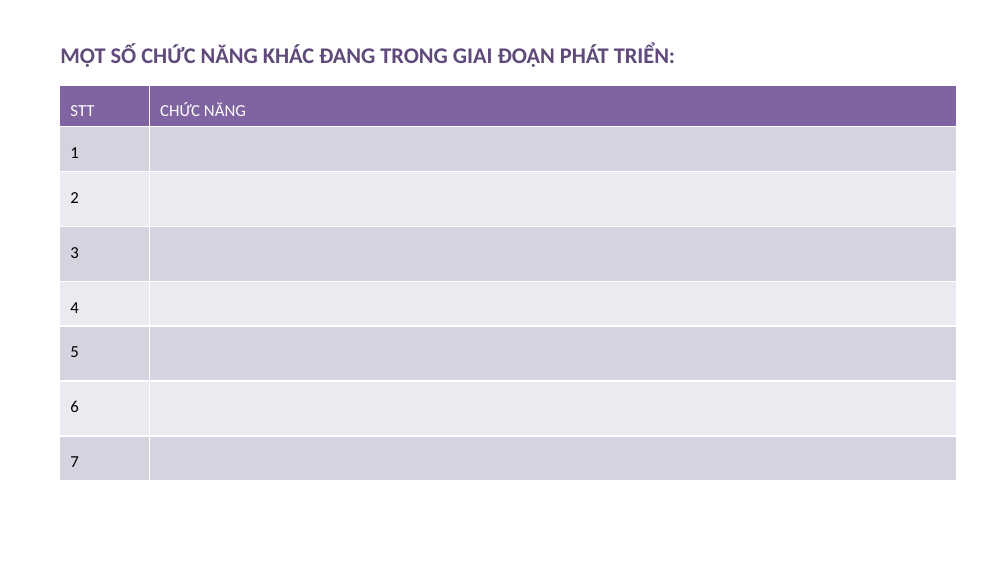
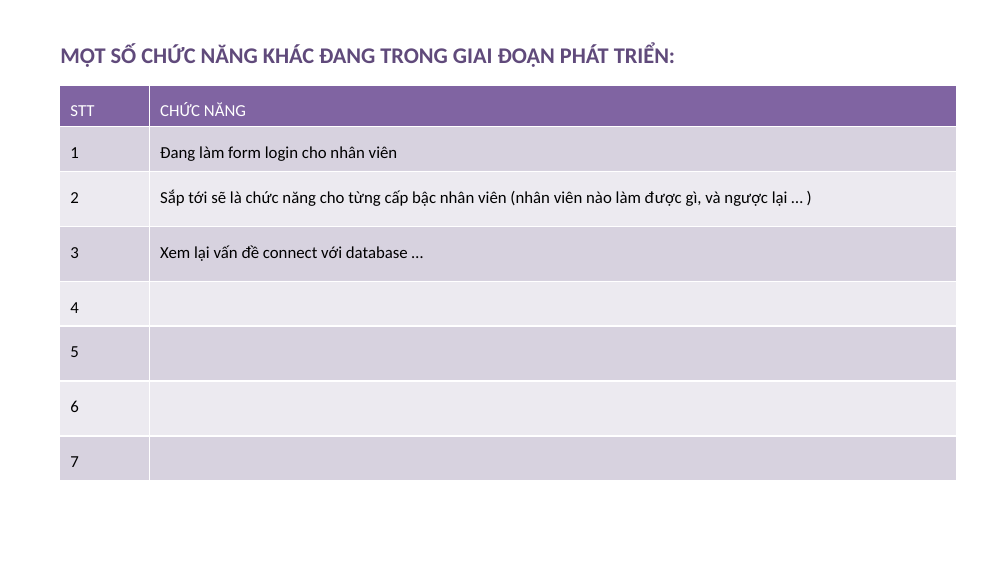
Before and after one commit to loilunhp007/qltvJava, a slide deck: slide 15 of TEST1.pptx (slide 11 before the commit). Drawn at 1008x567 pixels with LibreOffice and Linux fonts; fonts in the diff are those of the drawing. Boxes give left, top, right and bottom in pixels: in the first picture for what was removed or moved away, otherwise in the second. Text is boxed around its words. In the diff, an @@ line names an element or a change of style, - is before the commit and + after.

Commit message:
đây

```diff
--- a/TEST1.pptx
+++ b/TEST1.pptx
@@ table at <box>59,85,957,480</box> @@
-row 2, column 2: 
+row 2, column 2: Đang làm form login cho nhân viên
-row 3, column 2: 
+row 3, column 2: Sắp tới sẽ là chức năng cho từng cấp bậc nhân viên (nhân viên nào làm được gì, và ngược lại … )
-row 4, column 2: 
+row 4, column 2: Xem lại vấn đề connect với database …
```
Also in this commit, not shown: 2 other slides changed, 5 slides added, 1 slide removed.
